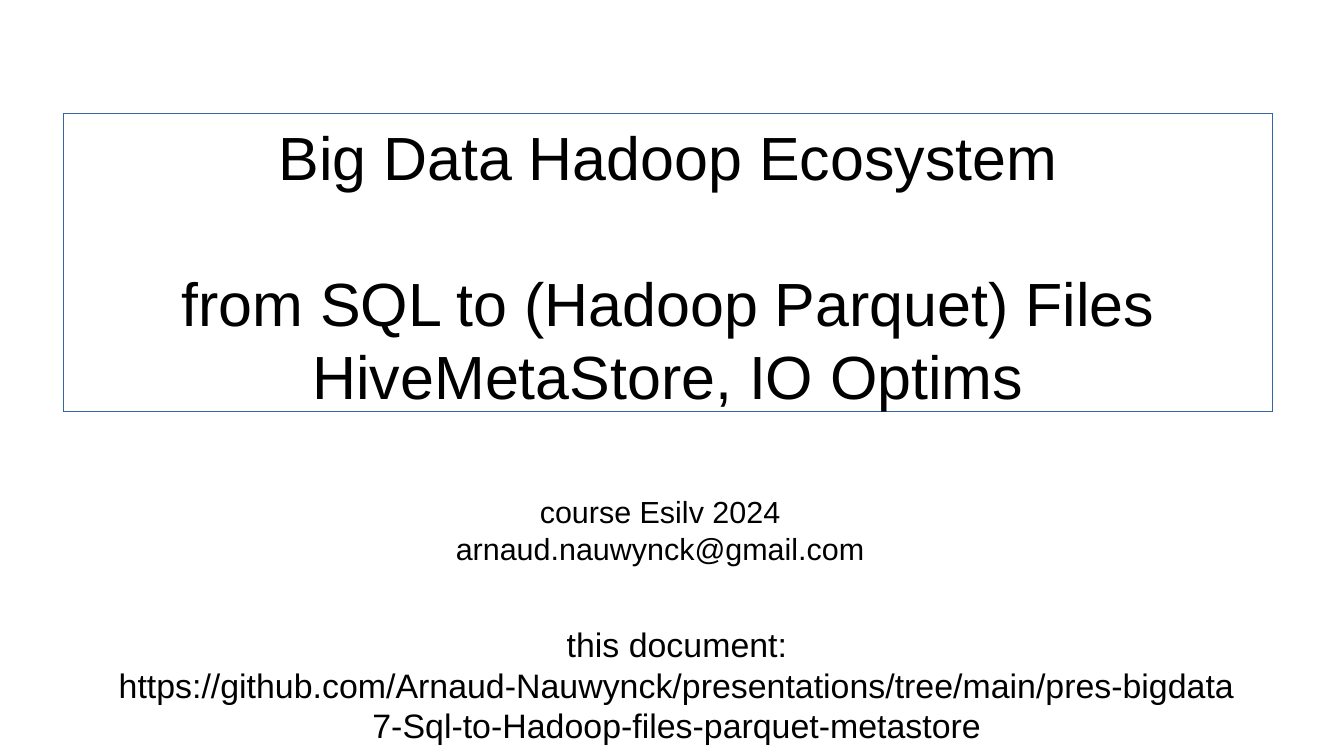
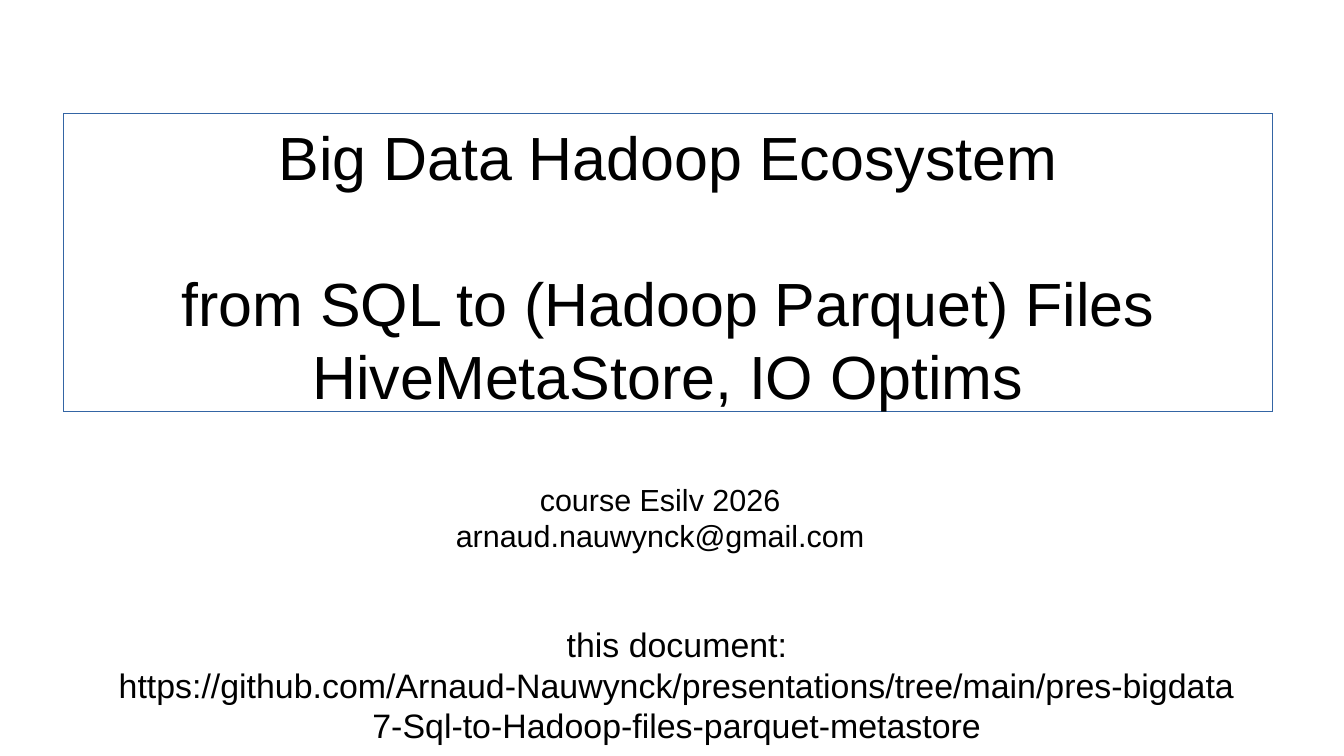
Before and after one commit to Arnaud-Nauwynck/presentations, a slide deck: slide 1 of pres-bigdata/7-Sql-to-Hadoop-files-parquet-metastore.pptx. Drawn at 1344x756 pixels with LibreOffice and Linux fonts; fonts in the diff are those of the drawing. Boxes give left, top, right and bottom in pixels: in the first picture for what was removed or moved away, otherwise in the second. Text is boxed around its words. In the diff, an @@ line names an element or a change of style, - is before the commit and + after.

```diff
--- a/pres-bigdata/7-Sql-to-Hadoop-files-parquet-metastore.pptx
+++ b/pres-bigdata/7-Sql-to-Hadoop-files-parquet-metastore.pptx
@@ title at [456,489,864,553]: text changed @@
-course Esilv 2024
-arnaud.nauwynck@gmail.com
+course Esilv 2026
+arnaud.nauwynck@gmail.com
```
Also in this commit, not shown: 1 other slide changed.
